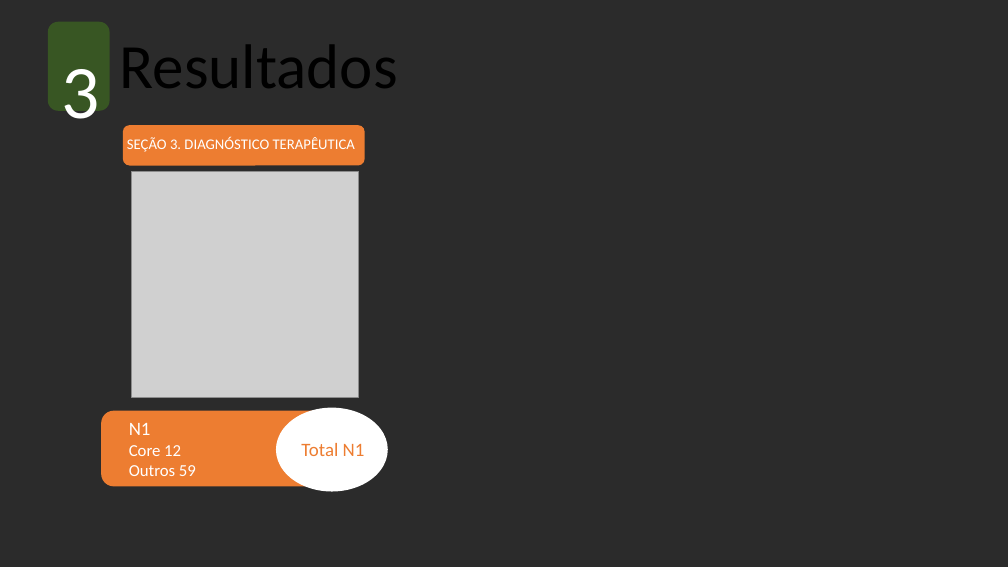
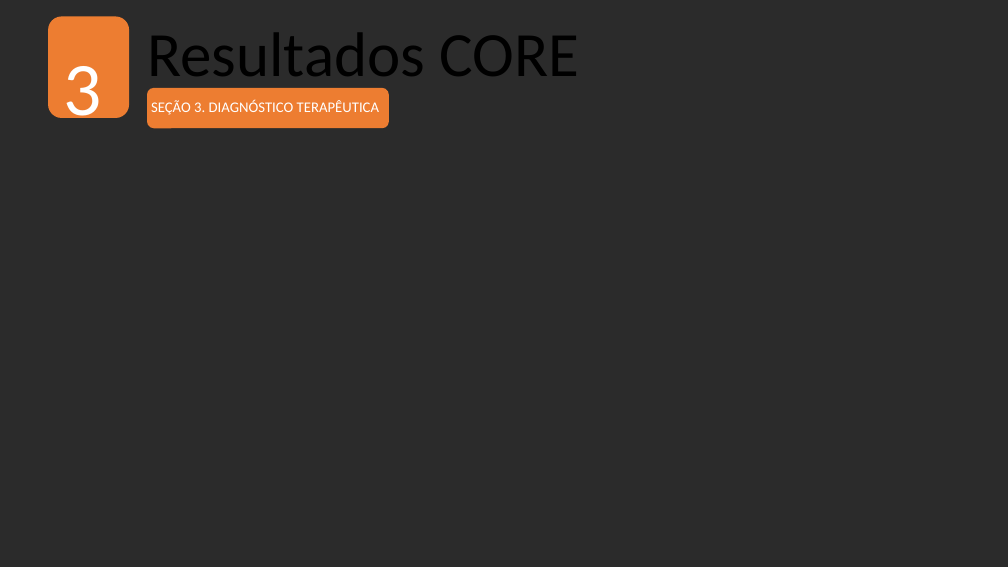
Before and after one commit to gustapfp/dodo, a slide deck: slide 9 of report/helpers/template-ona-report.pptx (slide 6 before the commit). Drawn at 1008x567 pixels with LibreOffice and Linux fonts; fonts in the diff are those of the drawing; grey boxes stand for pictures; background and template pictures are left out; a plain dark background stands for a picture behind light text. Boxes give left, top, right and bottom in pixels: in the first picture for what was removed or moved away, otherwise in the second. Text is boxed around its words. In the diff, an @@ line names an element or a change of style, - is before the commit and + after.

```diff
--- a/report/helpers/template-ona-report.pptx
+++ b/report/helpers/template-ona-report.pptx
@@ rounded rectangle resized from (x1=48, y1=22, x2=110, y2=111) to (x1=48, y1=17, x2=129, y2=118) @@
@@ rounded rectangle at (x1=48, y1=17, x2=129, y2=118): fill #385623 to #ED7D31 @@
@@ text at (x1=147, y1=33, x2=580, y2=92): text changed @@
-Resultados
+Resultados CORE
@@ rounded rectangle moved from (x1=123, y1=126, x2=365, y2=166) to (x1=147, y1=88, x2=389, y2=128) @@
@@ text "SEÇÃO 3. DIAGNÓSTICO TERAPÊUTICA" moved from (x1=127, y1=137, x2=355, y2=152) to (x1=151, y1=99, x2=379, y2=115) @@
@@ picture removed at (x1=132, y1=171, x2=358, y2=397) @@
@@ rounded rectangle removed at (x1=101, y1=411, x2=336, y2=486) @@
@@ ellipse removed at (x1=276, y1=408, x2=388, y2=492) @@
@@ text removed at (x1=129, y1=423, x2=196, y2=476) @@
-N1
-Core 12
-Outros 59
@@ text removed at (x1=301, y1=443, x2=365, y2=456) @@
-Total N1
```
Also in this commit, not shown: 7 other slides changed, 5 slides added, 5 other files.
